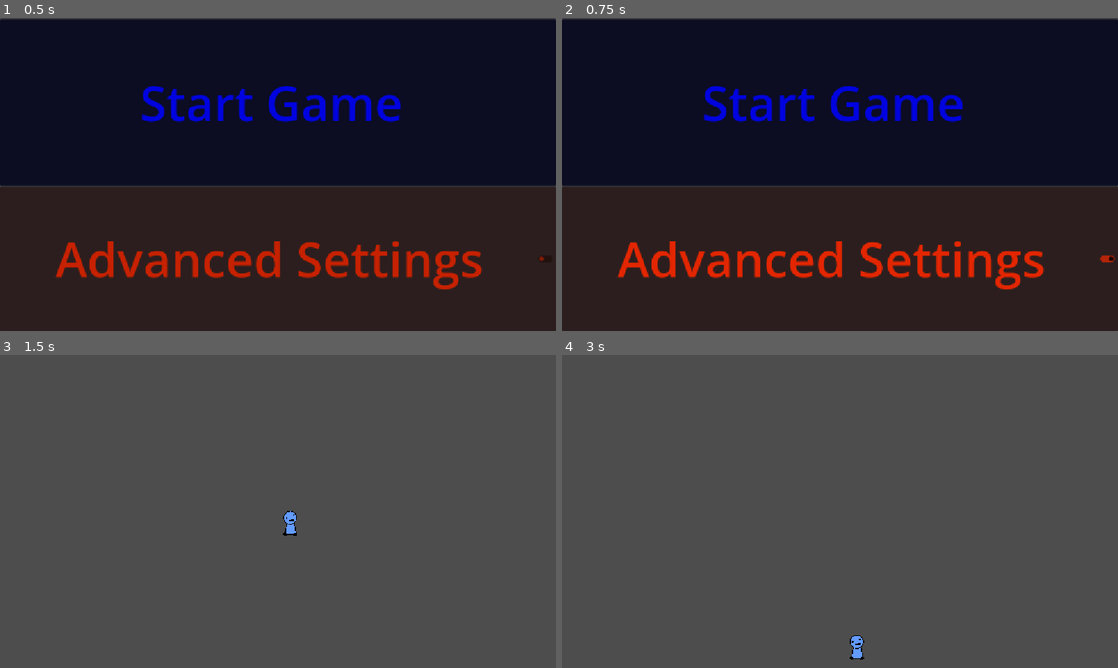
Above: before the commit, frames 1-4 (two rows, left to right).
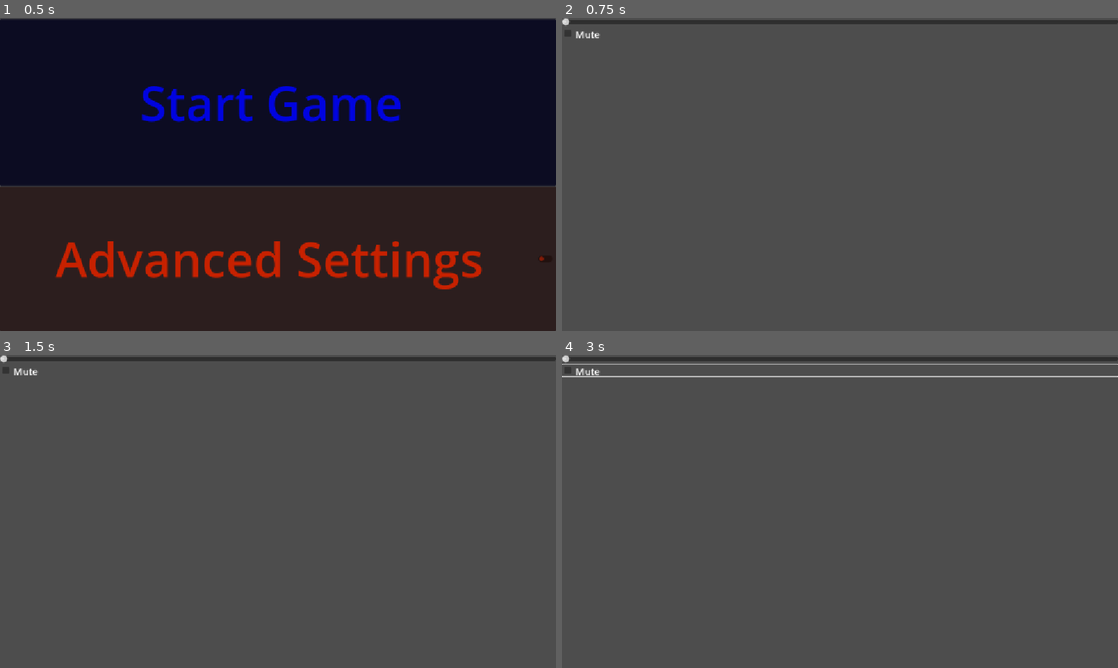
Above: after the commit, the same moments.

Repository: average4136/head-over-heels-game
Game: Godot game, scene res://Scenes/main_menu.tscn
The game is run twice, just before and just after one commit, with the same random seed, the same clock (stepped at 60 frames per second) and the same inputs.
Inputs (mouse positions are in pixels of both pictures, inside the frame that each line leads up to):
- Up to frame 1 (0.5 s): no input
- Up to frame 2 (0.75 s): click "Advanced Settings" at 0.5 s
- Up to frame 3 (1.5 s): click (278, 439) at 1.25 s, where only the run before the commit has a clickable "Start Game"
- Up to frame 4 (3 s): click (840, 370) at 2 s, where only the run after the commit has a clickable "Mute"; tap Enter (ui_accept) at 2.75 s; hold Right (ui_right) from 2.78 s (still down)

Frame 1 is identical in both runs. In frame 2, 100% of the frame differs, in the area x 0-100%, y 0-100%; in frame 3, 1.6%; in frame 4, 2.5%.

Commit message:
changed settings error

Diff:
--- a/Main_Menu.gd
+++ b/Main_Menu.gd
@@ -6,4 +6,4 @@
 
 
 func _on_check_button_pressed() -> void:
-	get_tree().change_scene_to_file("res://")
+	get_tree().change_scene_to_file("res://Scenes/settings.tscn")
--- a/Scenes/main_menu.tscn
+++ b/Scenes/main_menu.tscn
@@ -48,3 +48,4 @@
 alignment = 1
 
 [connection signal="pressed" from="PanelContainer/Button" to="." method="_on_button_pressed"]
+[connection signal="pressed" from="PanelContainer2/CheckButton" to="." method="_on_check_button_pressed"]
Not shown: 2 places in Scenes/main_menu.tscn that only renumber resources
